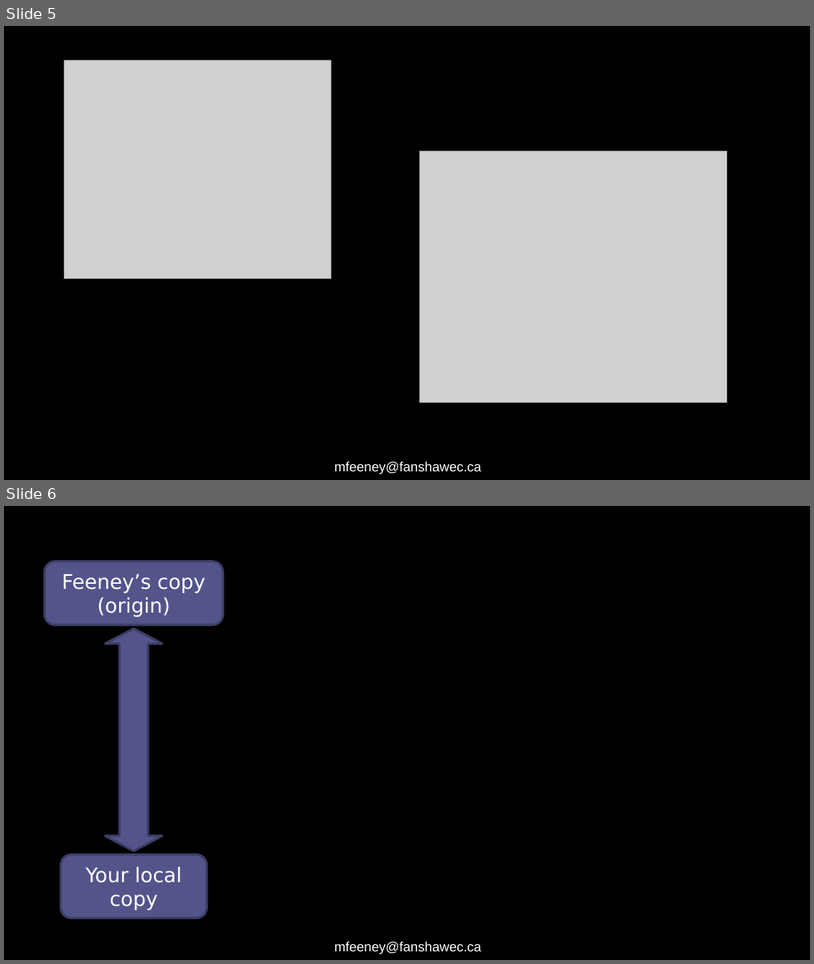
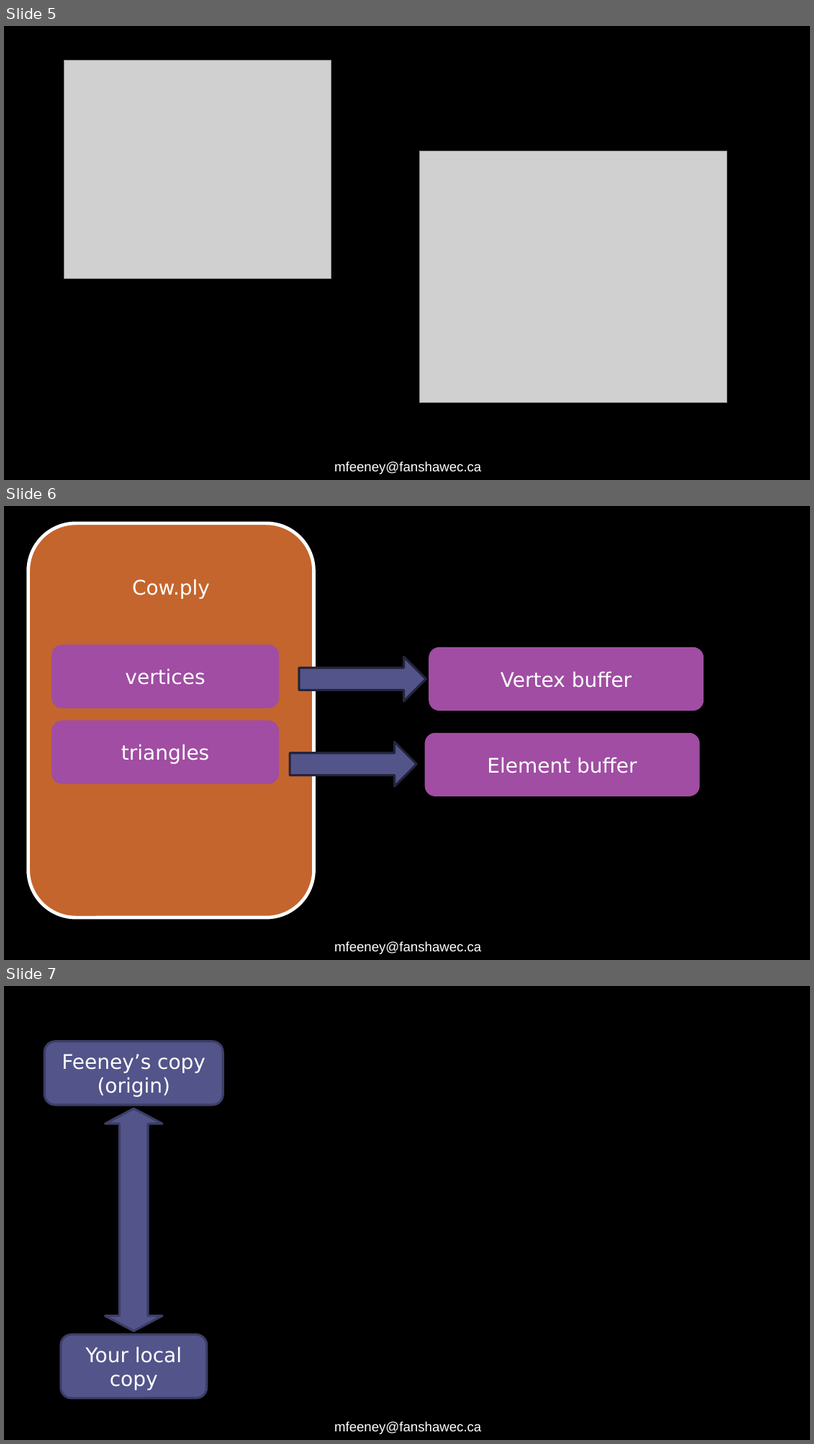
Before and after one commit to FeeneyCodes/INFO3111S24, a slide deck: Lectures/Day_02 (Thursday, May 9th, 2024)/Day_02_On_screen_Notes.pptx. Shown one above the other, each under a label of ours: slides 5 and 6 before the commit, slides 5, 6 and 7 after it. The pictures are 814x964 and 814x1444 pixels, drawn with LibreOffice and Linux fonts; fonts in the diff are those of the drawing; grey boxes stand for pictures. Boxes give left, top, right and bottom in pixels: in the first picture for what was removed or moved away, otherwise in the second. Text is boxed around its words. In the diff, an @@ line names an element or a change of style, - is before the commit and + after.

```diff
--- a/Lectures/Day_02 (Thursday, May 9th, 2024)/Day_02_On_screen_Notes.pptx
+++ b/Lectures/Day_02 (Thursday, May 9th, 2024)/Day_02_On_screen_Notes.pptx
@@ slide 6 added at (4,506,810,960), background #000000; not listed: 1 template element that a slide beside it also shows @@
@@ rounded rectangle added at (28,523,314,917), fill #C4652D, outline #FFFFFF 3 pt, 18 pt, text #FFFFFF @@
+Cow.ply
@@ rounded rectangle added at (52,645,279,708), fill #A04DA3, 18 pt, text #FFFFFF @@
+vertices
@@ right arrow added at (299,656,426,701), fill #53548A, outline #24253C 2 pt @@
@@ rounded rectangle added at (429,647,704,710), fill #A04DA3, 18 pt, text #FFFFFF @@
+Vertex buffer
@@ rounded rectangle added at (52,721,279,784), fill #A04DA3, 18 pt, text #FFFFFF @@
+triangles
@@ right arrow added at (291,741,417,786), fill #53548A, outline #24253C 2 pt @@
@@ rounded rectangle added at (425,733,700,796), fill #A04DA3, 18 pt, text #FFFFFF @@
+Element buffer
@@ what was slide 6 is now slide 7 @@
```
Also in this commit, not shown: 8 other files.
